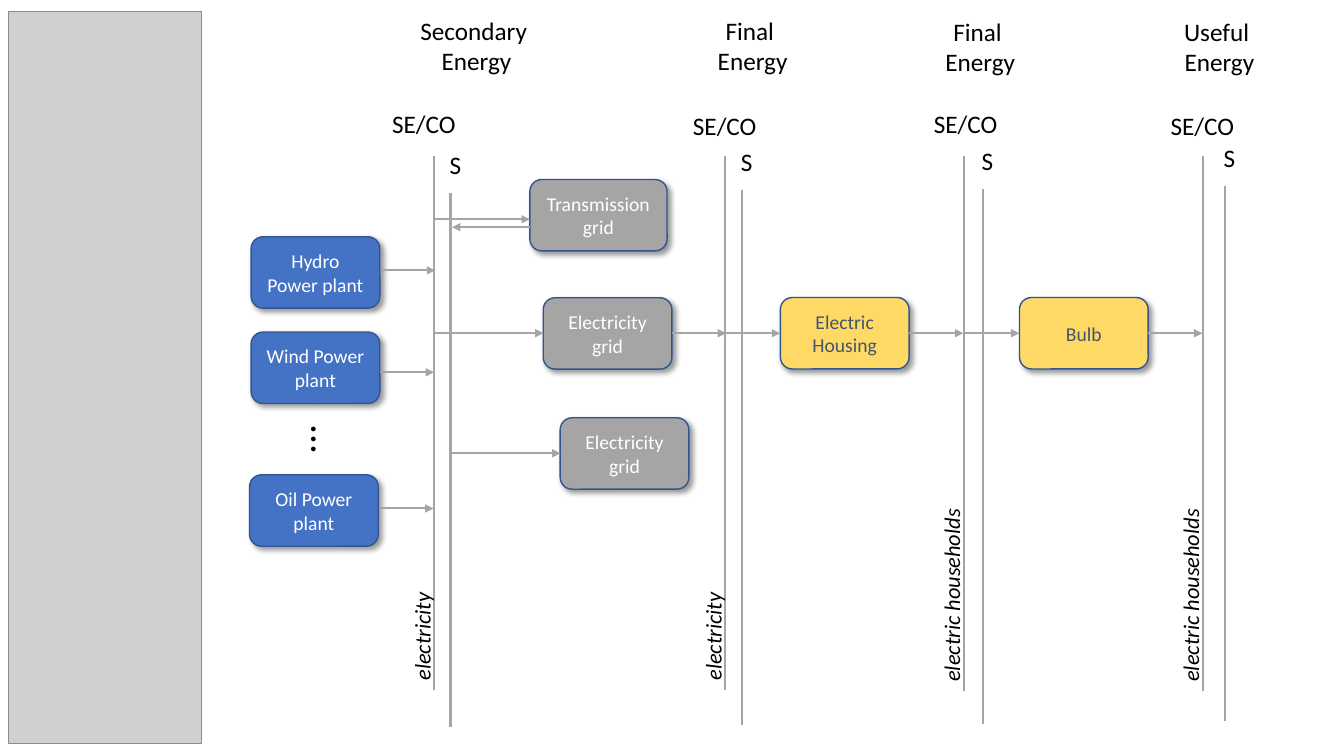
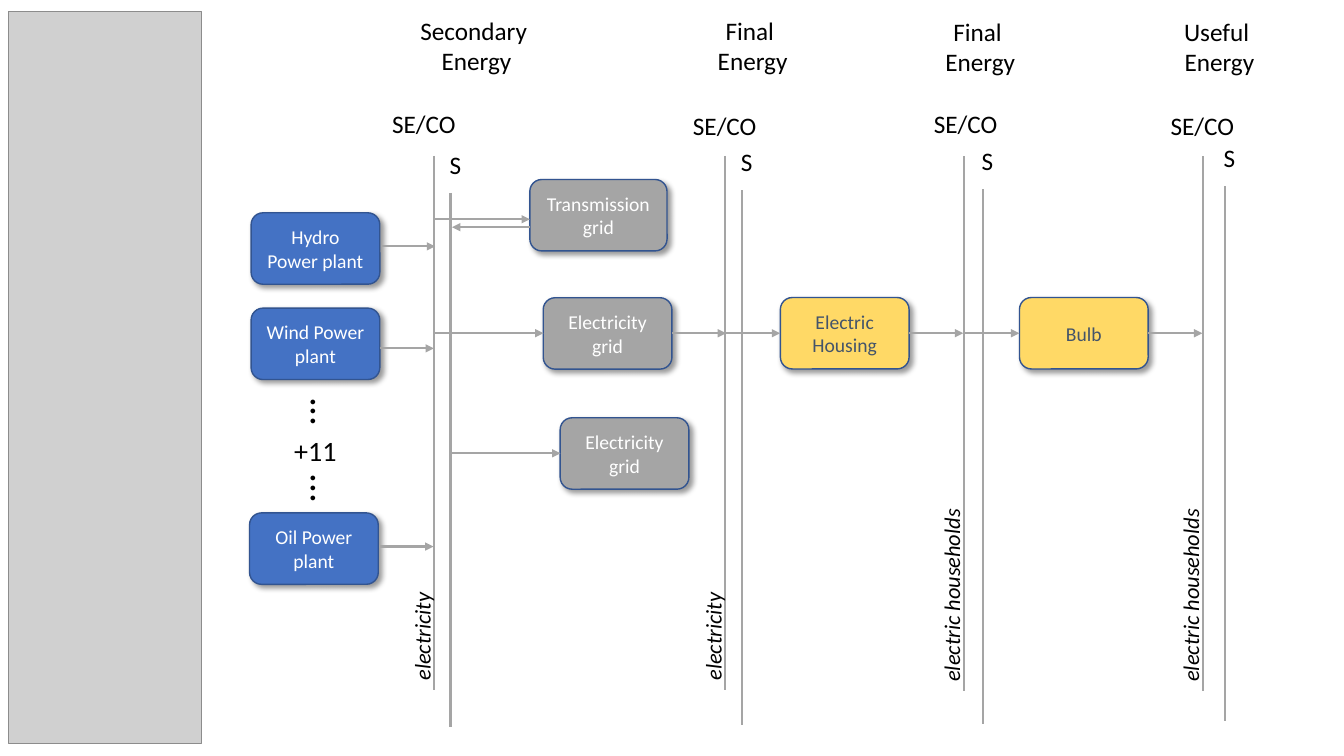
Before and after one commit to jonathanvvelasco/Rede_e_Gas, a slide deck: slide 4 of Documentação/1-Diagrama PPT/Cadeias Energéticas.pptx. Drawn at 1344x756 pixels with LibreOffice and Linux fonts; fonts in the diff are those of the drawing; grey boxes stand for pictures. Boxes give left, top, right and bottom in pixels: in the first picture for what was removed or moved away, otherwise in the second. Text is boxed around its words. In the diff, an @@ line names an element or a change of style, - is before the commit and + after.

Commit message:
Atualiza PPT
Indica 14 fontes de geração

```diff
--- a/Documentação/1-Diagrama PPT/Cadeias Energéticas.pptx
+++ b/Documentação/1-Diagrama PPT/Cadeias Energéticas.pptx
@@ 2 rounded rectangles, 2 arrows, 1 text moved together from (x1=251, y1=237, x2=436, y2=465) to (x1=251, y1=213, x2=436, y2=438) @@
@@ text added at (x1=294, y1=443, x2=336, y2=461), 20 pt, text #000000 @@
++11
@@ text added at (x1=297, y1=464, x2=354, y2=515), 28 pt, text #000000 @@
+...
@@ rounded rectangle "Oil Power plant" moved from (x1=250, y1=475, x2=379, y2=546) to (x1=250, y1=513, x2=379, y2=585) @@
@@ arrow moved from (379, 508) - (434, 508) to (379, 546) - (434, 546) @@
```
